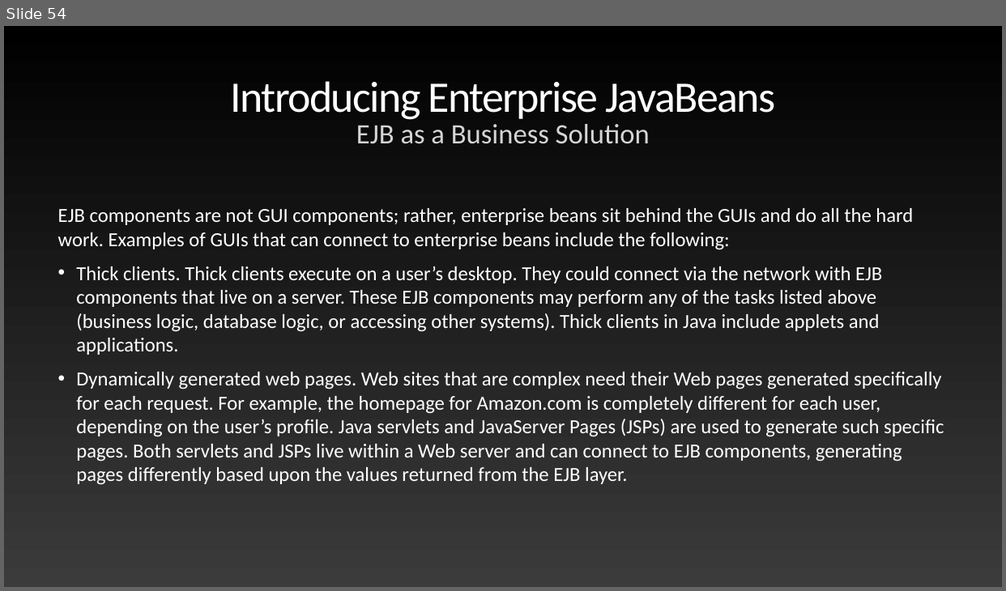
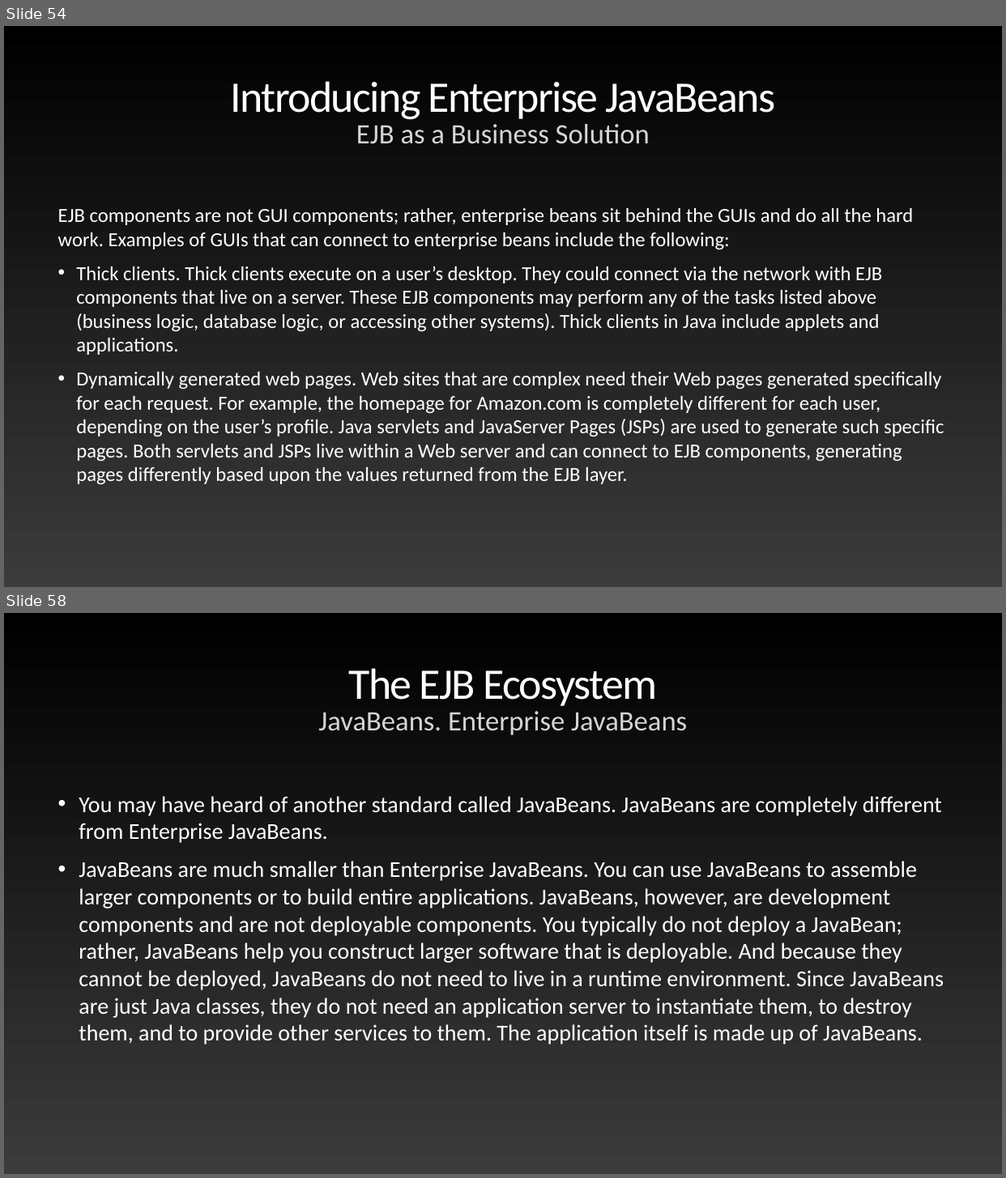
Before and after one commit to anmolrajaroraa/AdvJavaNov2020, a slide deck: Mastering Enterprise JavaBeans.pptx. Shown one above the other, each under a label of ours: slide 54 before the commit, slides 54 and 58 after it; the slides between them are not shown. The pictures are 1006x591 and 1006x1178 pixels, drawn with LibreOffice and Linux fonts; fonts in the diff are those of the drawing. Boxes give left, top, right and bottom in pixels: in the first picture for what was removed or moved away, otherwise in the second. Text is boxed around its words. In the diff, an @@ line names an element or a change of style, - is before the commit and + after.

```diff
--- a/Mastering Enterprise JavaBeans.pptx
+++ b/Mastering Enterprise JavaBeans.pptx
@@ slide 58 added at [4, 613, 1002, 1174], background gradient #000000 to #3B3B3B @@
@@ title added at [349, 668, 657, 706], 84 pt, text gradient #FFFFFF to #929292 @@
+The EJB Ecosystem
@@ text added at [318, 711, 687, 735], 54 pt, text #D5D5D5 @@
+JavaBeans. Enterprise JavaBeans
@@ text added at [79, 796, 944, 1045], 43.7 pt, text #FFFFFF @@
+• You may have heard of another standard called JavaBeans. JavaBeans are completely different from Enterprise JavaBeans.
+• JavaBeans are much smaller than Enterprise JavaBeans. You can use JavaBeans to assemble larger components or to build entire applications. JavaBeans, however, are development components and are not deployable components. You typically do not deploy a JavaBean; rather, JavaBeans help you construct larger software that is deployable. And because they cannot be deployed, JavaBeans do not need to live in a runtime environment. Since JavaBeans are just Java classes, they do not need an application server to instantiate them, to destroy them, and to provide other services to them. The application itself is made up of JavaBeans.
```
Also in this commit, not shown: 87 other slides added.
